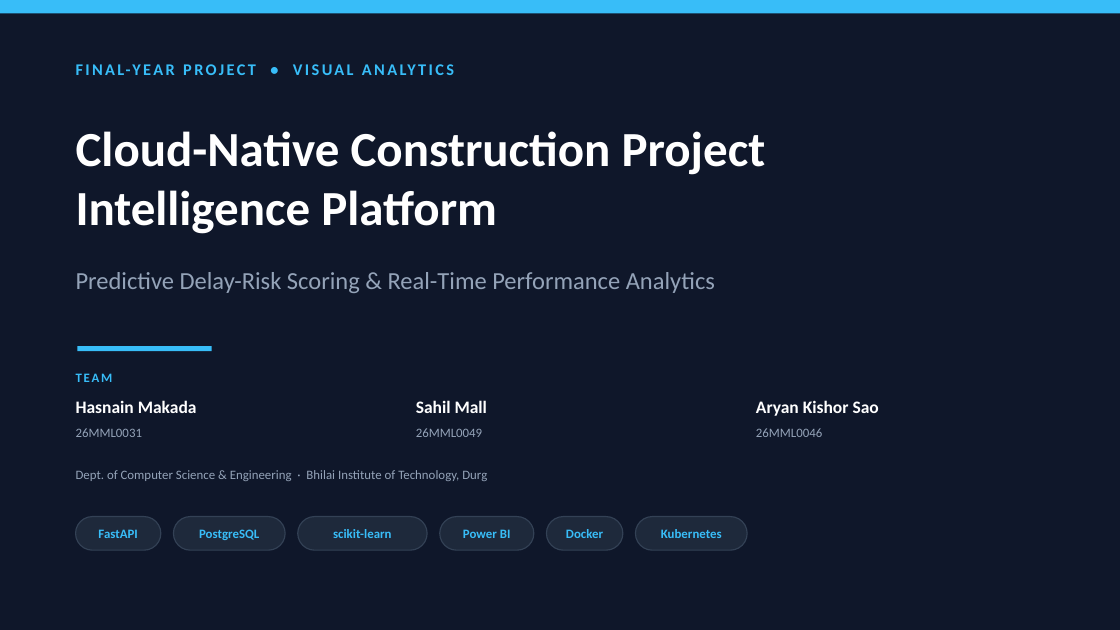
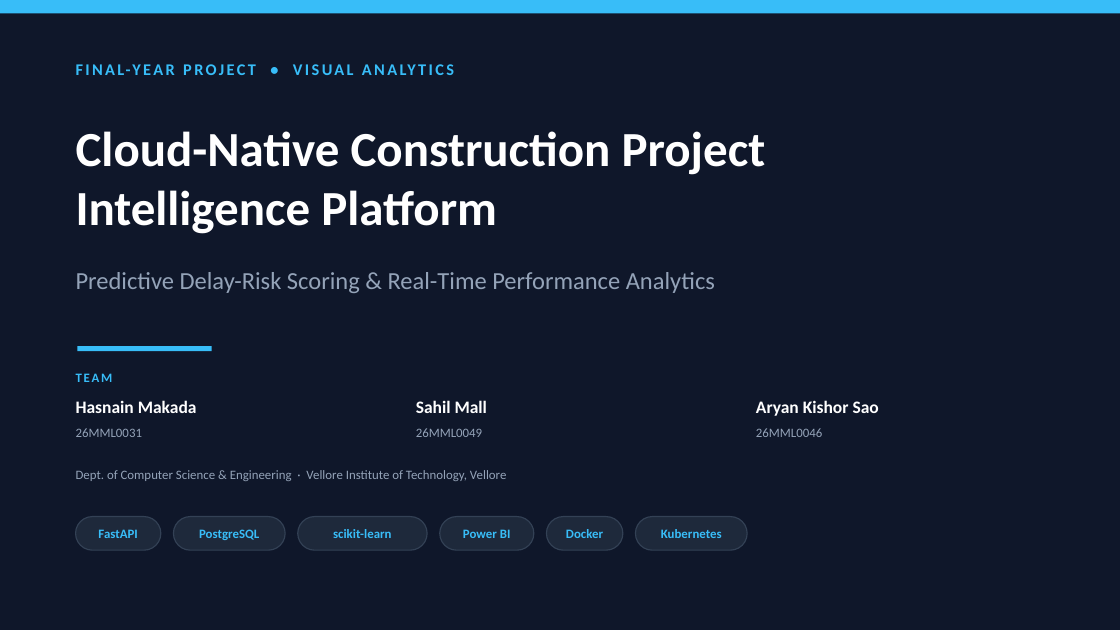
Before and after one commit to castial004/Cloud-Native-Construction-Project-Intelligence-Platform, a slide deck: slide 1 of project-final.pptx. Drawn at 1120x630 pixels with LibreOffice and Linux fonts; fonts in the diff are those of the drawing. Boxes give left, top, right and bottom in pixels: in the first picture for what was removed or moved away, otherwise in the second. Text is boxed around its words. In the diff, an @@ line names an element or a change of style, - is before the commit and + after.

Commit message:
fix(deck): update institution to Vellore Institute of Technology, Vellore

```diff
--- a/project-final.pptx
+++ b/project-final.pptx
@@ text at <box>76,470,506,481</box>: text changed @@
-Dept. of Computer Science & Engineering · Bhilai Institute of Technology, Durg
+Dept. of Computer Science & Engineering · Vellore Institute of Technology, Vellore
```
Also in this commit, not shown: 1 other file.
